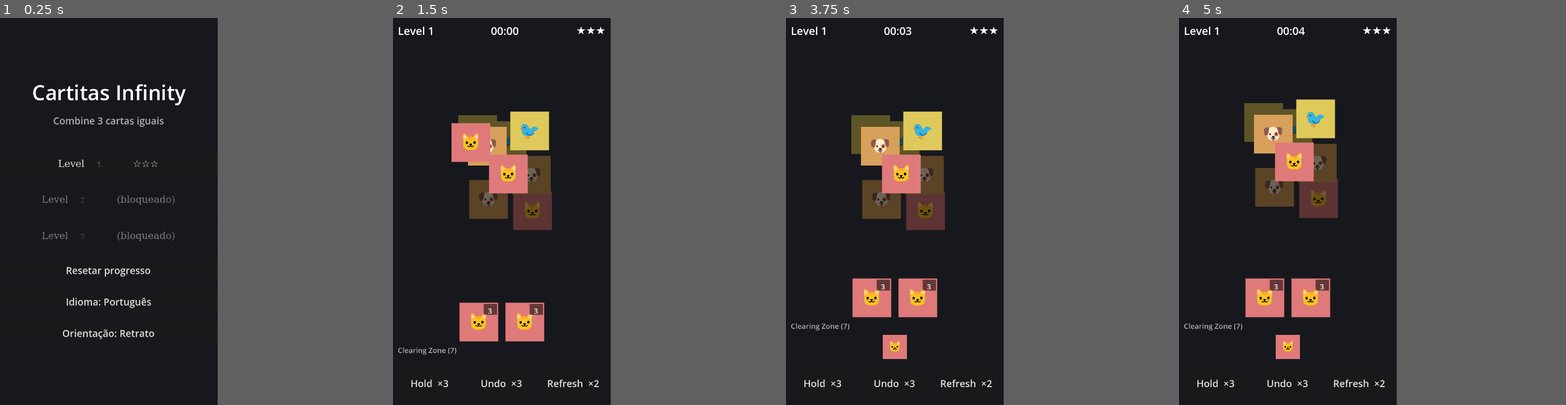
Above: before the commit, frames 1-4 (left to right).
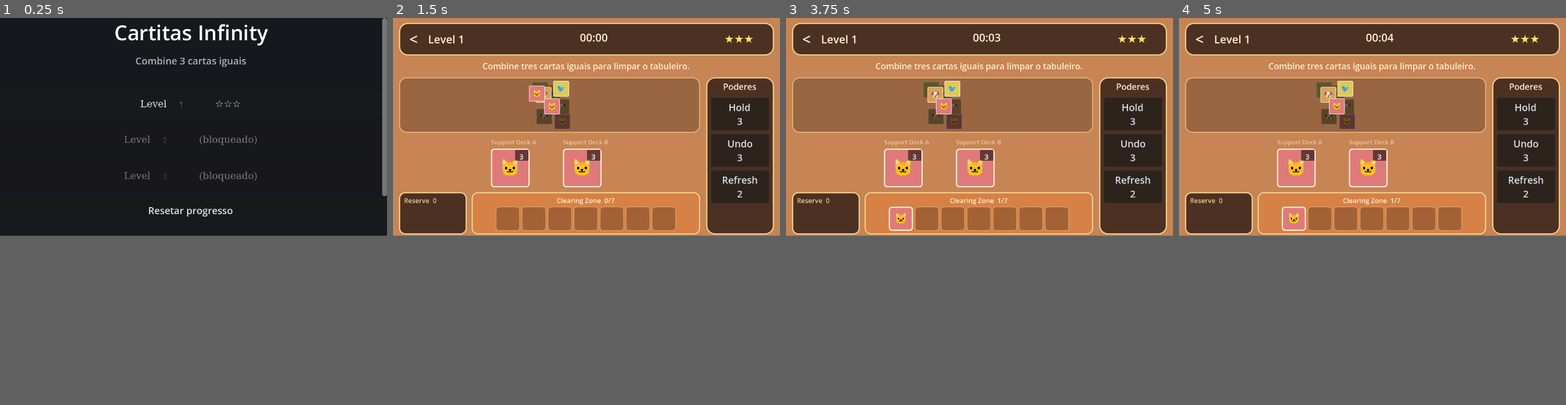
Above: after the commit, the same moments.

Repository: rikardop05/game-cartitas
Game: Godot game, scene res://scenes/main.tscn
Same seed, same stepped clock (60 frames per second), same inputs: the game is played once before the commit and once after it.
Inputs (mouse positions are in pixels of both pictures, inside the frame that each line leads up to):
- Up to frame 1 (0.25 s): no input
- Up to frame 2 (1.5 s): click "Level 1 ☆☆☆" at 0.5 s; click (489, 192) at 1.27 s
- Up to frame 3 (3.75 s): click (882, 199) at 2.02 s; click (925, 211) at 2.77 s; click (871, 153) at 3.52 s
- Up to frame 4 (5 s): click (1318, 176) at 4.27 s
In our replay, the window is 450x800 before the commit and 800x450 after it. These sizes can differ from the game's own. Grey fills any space a smaller window leaves; there, only what the larger window draws over its background counts as a difference.

The runs differ from the first frame. In frame 1, 3.9% of the frame differs, in the area x 8-100%, y 0-83%; in frame 2, 49%; in frame 3, 49%; in frame 4, 49%, in the area x 0-99%, y 0-96%.

Commit message:
Polish landscape level screen

Diff:
--- a/project.godot
+++ b/project.godot
@@ -20,10 +20,10 @@
 
 [display]
 
-window/size/viewport_width=360
-window/size/viewport_height=640
-window/size/window_width_override=720
-window/size/window_height_override=1280
+window/size/viewport_width=640
+window/size/viewport_height=360
+window/size/window_width_override=1280
+window/size/window_height_override=720
 window/stretch/mode="canvas_items"
 
 [rendering]
--- a/scripts/core/timer_manager.gd
+++ b/scripts/core/timer_manager.gd
@@ -6,6 +6,7 @@
 var _last_tick: int = 0
 
 func start() -> void:
+	_elapsed_msec = 0
 	_running = true
 	_last_tick = Time.get_ticks_msec()
 
--- a/scripts/game.gd
+++ b/scripts/game.gd
@@ -1,7 +1,7 @@
 extends Node
 
 var progress: ProgressManager
-var settings: Dictionary = {"locale": "pt"}
+var settings: Dictionary = {"locale": "pt", "orientation": "landscape"}
 var current_level_id: String = ""
 
 func _ready() -> void:
@@ -10,7 +10,9 @@
 	if not data.is_empty():
 		if data.has("progress"):
 			progress.from_dict(data["progress"])
-		settings = data.get("settings", {"locale": "pt"})
+		var saved_settings: Dictionary = data.get("settings", {})
+		settings = {"locale": "pt", "orientation": "landscape"}
+		settings.merge(saved_settings, true)
 		Localizer.current = str(settings.get("locale", "pt"))
 	apply_orientation()
 
--- a/scripts/ui/level_screen.gd
+++ b/scripts/ui/level_screen.gd
@@ -2,6 +2,11 @@
 
 const BOARD_CARD := Vector2(64, 64)
 const TRAY_CARD := Vector2(40, 40)
+const WARM_BACKGROUND := Color("#c78454")
+const PANEL_BACKGROUND := Color(0.16, 0.10, 0.08, 0.78)
+const PANEL_BORDER := Color("#f3d28d")
+const TEXT_PRIMARY := Color("#fff1d2")
+const TEXT_MUTED := Color("#f0c98e")
 
 var controller: GameController
 var board_container: Control
@@ -14,6 +19,9 @@
 var timer_label: Label
 var stars_label: Label
 var level_label: Label
+var zone_header: Label
+var instruction_label: Label
+var _is_landscape := true
 var _ended := false
 
 func _ready() -> void:
@@ -21,6 +29,10 @@
 	var level: Dictionary = LevelLoader.load_level(level_id)
 	if level.has("error"):
 		_show_error(str(level["error"]))
+		return
+	var validation := LevelValidator.validate(level)
+	if not validation["valid"]:
+		_show_error("%s\n%s" % [Localizer.t("invalid_level"), "\n".join(validation["errors"])])
 		return
 	controller = GameController.new()
 	controller.start_level(level, Game.progress.inventory)
@@ -37,111 +49,194 @@
 	_update_live_stars()
 
 func _on_resized() -> void:
-	if controller != null:
-		render()
+	if controller != null and not _ended:
+		var landscape := _viewport_is_landscape()
+		if landscape != _is_landscape:
+			_build_ui()
+			call_deferred("render")
+		else:
+			render()
 
 func _build_ui() -> void:
+	_is_landscape = _viewport_is_landscape()
+	power_buttons.clear()
+	for child in get_children():
+		remove_child(child)
+		child.queue_free()
+
 	var bg := ColorRect.new()
-	bg.color = Color("#17181d")
+	bg.color = WARM_BACKGROUND
 	bg.set_anchors_preset(Control.PRESET_FULL_RECT)
+	bg.mouse_filter = Control.MOUSE_FILTER_IGNORE
 	add_child(bg)
 
 	var margin := MarginContainer.new()
 	margin.set_anchors_preset(Control.PRESET_FULL_RECT)
-	margin.add_theme_constant_override("margin_left", 8)
+	margin.add_theme_constant_override("margin_left", 10)
 	margin.add_theme_constant_override("margin_top", 8)
-	margin.add_theme_constant_override("margin_right", 8)
+	margin.add_theme_constant_override("margin_right", 10)
 	margin.add_theme_constant_override("margin_bottom", 8)
 	add_child(margin)
 
 	var vbox := VBoxContainer.new()
-	vbox.add_theme_constant_override("separation", 6)
+	vbox.add_theme_constant_override("separation", 8)
 	margin.add_child(vbox)
 
 	vbox.add_child(_build_hud())
-
-	var landscape := get_viewport_rect().size.x > get_viewport_rect().size.y
-	if landscape:
+	instruction_label = Label.new()
+	instruction_label.text = Localizer.t("instruction")
+	instruction_label.horizontal_alignment = HORIZONTAL_ALIGNMENT_CENTER
+	instruction_label.add_theme_color_override("font_color", TEXT_PRIMARY)
+	instruction_label.add_theme_font_size_override("font_size", 14)
+	vbox.add_child(instruction_label)
+
+	if _is_landscape:
 		var body := HBoxContainer.new()
 		body.size_flags_vertical = Control.SIZE_EXPAND_FILL
-		body.add_theme_constant_override("separation", 12)
+		body.add_theme_constant_override("separation", 10)
 		vbox.add_child(body)
-		board_container = Control.new()
-		board_container.size_flags_horizontal = Control.SIZE_EXPAND_FILL
-		body.add_child(board_container)
+		body.add_child(_build_main_column())
 		var controls := _build_controls()
-		controls.custom_minimum_size = Vector2(300, 0)
+		controls.custom_minimum_size = Vector2(112, 0)
 		body.add_child(controls)
 	else:
-		board_container = Control.new()
-		board_container.size_flags_vertical = Control.SIZE_EXPAND_FILL
-		vbox.add_child(board_container)
+		vbox.add_child(_build_main_column())
 		vbox.add_child(_build_controls())
 
-func _build_hud() -> HBoxContainer:
+func _build_hud() -> PanelContainer:
+	var panel := _make_panel(PANEL_BACKGROUND, PANEL_BORDER, 14)
+	panel.custom_minimum_size = Vector2(0, 48)
 	var hud := HBoxContainer.new()
+	hud.add_theme_constant_override("separation", 8)
+	panel.add_child(hud)
+	var back := Button.new()
+	back.text = "<"
+	back.flat = true
+	back.custom_minimum_size = Vector2(32, 32)
+	back.add_theme_font_size_override("font_size", 24)
+	back.add_theme_color_override("font_color", TEXT_PRIMARY)
+	back.pressed.connect(Game.go_to_menu)
+	hud.add_child(back)
 	level_label = Label.new()
-	level_label.text = "Level %s" % controller.level_id
+	level_label.text = "%s %s" % [Localizer.t("level"), controller.level_id]
 	level_label.add_theme_font_size_override("font_size", 18)
+	level_label.add_theme_color_override("font_color", TEXT_PRIMARY)
+	level_label.vertical_alignment = VERTICAL_ALIGNMENT_CENTER
 	hud.add_child(level_label)
 	_add_expander(hud)
 	timer_label = Label.new()
 	timer_label.text = "00:00"
 	timer_label.add_theme_font_size_override("font_size", 18)
+	timer_label.add_theme_color_override("font_color", TEXT_PRIMARY)
+	timer_label.horizontal_alignment = HORIZONTAL_ALIGNMENT_CENTER
+	timer_label.custom_minimum_size = Vector2(72, 32)
 	hud.add_child(timer_label)
 	_add_expander(hud)
 	stars_label = UiHelpers.symbol_label("☆☆☆", 18)
+	stars_label.add_theme_color_override("font_color", Color("#ffe36e"))
+	stars_label.custom_minimum_size = Vector2(74, 32)
+	stars_label.vertical_alignment = VERTICAL_ALIGNMENT_CENTER
 	hud.add_child(stars_label)
-	return hud
-
-func _build_controls() -> VBoxContainer:
+	return panel
+
+func _build_main_column() -> VBoxContainer:
 	var col := VBoxContainer.new()
-	col.add_theme_constant_override("separation", 6)
+	col.size_flags_horizontal = Control.SIZE_EXPAND_FILL
+	col.size_flags_vertical = Control.SIZE_EXPAND_FILL
+	col.add_theme_constant_override("separation", 8)
+
+	var board_panel := _make_panel(Color(0.19, 0.12, 0.09, 0.30), Color(1, 0.88, 0.60, 0.45), 12)
+	board_panel.size_flags_vertical = Control.SIZE_EXPAND_FILL
+	board_container = Control.new()
+	board_container.custom_minimum_size = Vector2(0, 80)
+	board_container.size_flags_horizontal = Control.SIZE_EXPAND_FILL
+	board_container.size_flags_vertical = Control.SIZE_EXPAND_FILL
+	board_panel.add_child(board_container)
+	col.add_child(board_panel)
 
 	var deck_row := HBoxContainer.new()
 	deck_row.alignment = BoxContainer.ALIGNMENT_CENTER
-	deck_row.add_theme_constant_override("separation", 12)
+	deck_row.add_theme_constant_override("separation", 44)
+	deck_row.custom_minimum_size = Vector2(0, 68)
 	col.add_child(deck_row)
 	deck_a_btn = _make_deck_button("a")
 	deck_b_btn = _make_deck_button("b")
-	deck_row.add_child(deck_a_btn)
-	deck_row.add_child(deck_b_btn)
-
-	var zone_header := Label.new()
-	zone_header.text = "%s (%d)" % [Localizer.t("clearing_zone"), controller.clearing_capacity]
-	zone_header.add_theme_font_size_override("font_size", 12)
-	zone_header.modulate = Color(0.7, 0.7, 0.7)
-	col.add_child(zone_header)
-
+	deck_row.add_child(_make_deck_slot("A", deck_a_btn))
+	deck_row.add_child(_make_deck_slot("B", deck_b_btn))
+
+	var bottom := HBoxContainer.new()
+	bottom.add_theme_constant_override("separation", 8)
+	col.add_child(bottom)
+	var reserve_panel := _make_panel(PANEL_BACKGROUND, PANEL_BORDER, 10)
+	reserve_panel.custom_minimum_size = Vector2(112, 64)
+	var reserve_col := VBoxContainer.new()
+	reserve_col.add_theme_constant_override("separation", 2)
+	reserve_panel.add_child(reserve_col)
+	reserve_header = Label.new()
+	reserve_header.add_theme_font_size_override("font_size", 11)
+	reserve_header.add_theme_color_override("font_color", TEXT_MUTED)
+	reserve_col.add_child(reserve_header)
+	reserve_container = HFlowContainer.new()
+	reserve_container.alignment = FlowContainer.ALIGNMENT_CENTER
+	reserve_container.custom_minimum_size = Vector2(0, 40)
+	reserve_container.add_theme_constant_override("h_separation", 3)
+	reserve_col.add_child(reserve_container)
+	bottom.add_child(reserve_panel)
+
+	var zone_panel := _make_panel(Color(0.95, 0.48, 0.16, 0.34), PANEL_BORDER, 10)
+	zone_panel.size_flags_horizontal = Control.SIZE_EXPAND_FILL
+	var zone_col := VBoxContainer.new()
+	zone_col.add_theme_constant_override("separation", 2)
+	zone_panel.add_child(zone_col)
+	zone_header = Label.new()
+	zone_header.horizontal_alignment = HORIZONTAL_ALIGNMENT_CENTER
+	zone_header.add_theme_font_size_override("font_size", 11)
+	zone_header.add_theme_color_override("font_color", TEXT_PRIMARY)
+	zone_col.add_child(zone_header)
 	zone_container = HFlowContainer.new()
 	zone_container.alignment = FlowContainer.ALIGNMENT_CENTER
+	zone_container.custom_minimum_size = Vector2(0, 40)
 	zone_container.add_theme_constant_override("h_separation", 3)
 	zone_container.add_theme_constant_override("v_separation", 3)
-	col.add_child(zone_container)
-
-	reserve_header = Label.new()
-	reserve_header.text = Localizer.t("reserve")
-	reserve_header.add_theme_font_size_override("font_size", 12)
-	reserve_header.modulate = Color(0.7, 0.7, 0.7)
-	col.add_child(reserve_header)
-
-	reserve_container = HFlowContainer.new()
-	reserve_container.alignment = FlowContainer.ALIGNMENT_CENTER
-	reserve_container.add_theme_constant_override("h_separation", 3)
-	reserve_container.add_theme_constant_override("v_separation", 3)
-	col.add_child(reserve_container)
-
-	var power_row := HBoxContainer.new()
-	power_row.custom_minimum_size = Vector2(0, 56)
-	power_row.add_theme_constant_override("separation", 12)
+	zone_col.add_child(zone_container)
+	bottom.add_child(zone_panel)
+	return col
+
+func _build_controls() -> PanelContainer:
+	var panel := _make_panel(PANEL_BACKGROUND, PANEL_BORDER, 14)
+	var col := VBoxContainer.new()
+	col.add_theme_constant_override("separation", 8)
+	panel.add_child(col)
+	var title := Label.new()
+	title.text = Localizer.t("powers")
+	title.horizontal_alignment = HORIZONTAL_ALIGNMENT_CENTER
+	title.add_theme_font_size_override("font_size", 14)
+	title.add_theme_color_override("font_color", TEXT_PRIMARY)
+	col.add_child(title)
+	var power_row: Control = VBoxContainer.new() if _is_landscape else HBoxContainer.new()
+	power_row.add_theme_constant_override("separation", 6)
 	col.add_child(power_row)
 	for p in PowerManager.POWERS:
 		var btn := Button.new()
 		btn.size_flags_horizontal = Control.SIZE_EXPAND_FILL
+		btn.custom_minimum_size = Vector2(0, 54)
+		btn.focus_mode = Control.FOCUS_NONE
 		btn.pressed.connect(_on_power.bind(p))
 		power_buttons[p] = btn
 		power_row.add_child(btn)
-	return col
+	return panel
+
+func _make_deck_slot(label_text: String, button: Button) -> VBoxContainer:
+	var slot := VBoxContainer.new()
+	slot.alignment = BoxContainer.ALIGNMENT_CENTER
+	var title := Label.new()
+	title.text = "%s %s" % [Localizer.t("support_deck"), label_text]
+	title.horizontal_alignment = HORIZONTAL_ALIGNMENT_CENTER
+	title.add_theme_font_size_override("font_size", 10)
+	title.add_theme_color_override("font_color", TEXT_MUTED)
+	slot.add_child(title)
+	slot.add_child(button)
+	return slot
 
 func _make_deck_button(deck_id: String) -> Button:
 	var btn := Button.new()
@@ -173,12 +268,17 @@
 		var node := _make_card_button(card, darken, _on_card.bind(card.id), BOARD_CARD)
 		node.position = offset + card.position * scale
 		node.scale = Vector2(scale, scale)
+		node.z_index = card.layer
 		board_container.add_child(node)
 
-	for card in controller.zone.cards:
-		zone_container.add_child(_make_card_display(card.type, TRAY_CARD))
-
-	reserve_header.visible = controller.reserve.size() > 0
+	zone_header.text = "%s  %d/%d" % [Localizer.t("clearing_zone"), controller.zone.size(), controller.clearing_capacity]
+	for i in controller.clearing_capacity:
+		if i < controller.zone.cards.size():
+			zone_container.add_child(_make_card_display(controller.zone.cards[i].type, TRAY_CARD))
+		else:
+			zone_container.add_child(_make_empty_slot(TRAY_CARD))
+
+	reserve_header.text = "%s  %d" % [Localizer.t("reserve"), controller.reserve.size()]
 	for card in controller.reserve:
 		reserve_container.add_child(_make_card_button(card, false, _on_reserve_return.bind(card.id), TRAY_CARD))
 
@@ -188,7 +288,7 @@
 	for p in PowerManager.POWERS:
 		var btn: Button = power_buttons[p]
 		var count: int = controller.powers.get_count(p)
-		btn.text = "%s  ×%d" % [_power_name(p), count]
+		btn.text = "%s\n%d" % [_power_name(p), count]
 		btn.disabled = count <= 0
 
 func _clear(c: Node) -> void:
@@ -202,6 +302,8 @@
 	var miny := INF
 	var maxy := -INF
 	for c in controller.board.cards:
+		if c.location != Card.Location.BOARD or c.is_removed():
+			continue
 		minx = minf(minx, c.position.x)
 		maxx = maxf(maxx, c.position.x + Card.SIZE.x)
 		miny = minf(miny, c.position.y)
@@ -221,31 +323,53 @@
 	return {"offset": offset, "scale": scale}
 
 func _make_card_rect(type: String, darken: bool, size: Vector2) -> Control:
-	var root := Control.new()
+	var root := Panel.new()
 	root.custom_minimum_size = size
 	root.size = size
 	root.mouse_filter = Control.MOUSE_FILTER_IGNORE
-	var rect := ColorRect.new()
-	rect.color = CardTypeRegistry.color(type)
-	rect.position = Vector2.ZERO
-	rect.size = size
-	rect.mouse_filter = Control.MOUSE_FILTER_IGNORE
-	root.add_child(rect)
+	var card_style := StyleBoxFlat.new()
+	card_style.bg_color = CardTypeRegistry.color(type)
+	card_style.border_color = Color("#fff2d5")
+	card_style.set_border_width_all(2)
+	card_style.set_corner_radius_all(5)
+	root.add_theme_stylebox_override("panel", card_style)
+	root.add_child(_make_card_art(type, size))
+	if darken:
+		root.modulate = Color(0.42, 0.42, 0.42)
+	return root
+
+func _make_card_art(type: String, size: Vector2) -> Control:
+	var path := "res://assets/cards/card_%s.png" % type
+	if ResourceLoader.exists(path):
+		var texture := load(path) as Texture2D
+		if texture == null:
+			return _make_card_placeholder(type, size)
+		var art := TextureRect.new()
+		art.texture = texture
+		art.expand_mode = TextureRect.EXPAND_IGNORE_SIZE
+		art.stretch_mode = TextureRect.STRETCH_KEEP_ASPECT_CENTERED
+		art.position = Vector2.ZERO
+		art.size = size
+		art.mouse_filter = Control.MOUSE_FILTER_IGNORE
+		return art
+	return _make_card_placeholder(type, size)
+
+func _make_card_placeholder(type: String, size: Vector2) -> Label:
 	var label := UiHelpers.symbol_label(CardTypeRegistry.symbol(type), int(size.y * 0.55))
 	label.position = Vector2.ZERO
 	label.size = size
 	label.horizontal_alignment = HORIZONTAL_ALIGNMENT_CENTER
 	label.vertical_alignment = VERTICAL_ALIGNMENT_CENTER
 	label.mouse_filter = Control.MOUSE_FILTER_IGNORE
-	root.add_child(label)
-	if darken:
-		root.modulate = Color(0.42, 0.42, 0.42)
-	return root
+	return label
 
 func _make_card_button(card: Card, darken: bool, on_click: Callable, size: Vector2) -> Button:
 	var btn := Button.new()
 	btn.flat = true
 	btn.custom_minimum_size = size
+	btn.size = size
+	btn.disabled = darken
+	btn.focus_mode = Control.FOCUS_NONE
 	btn.add_child(_make_card_rect(card.type, darken, size))
 	btn.pressed.connect(on_click)
 	return btn
@@ -253,16 +377,25 @@
 func _make_card_display(type: String, size: Vector2) -> Control:
 	return _make_card_rect(type, false, size)
 
+func _make_empty_slot(size: Vector2) -> Control:
+	var slot := Panel.new()
+	slot.custom_minimum_size = size
+	slot.size = size
+	slot.mouse_filter = Control.MOUSE_FILTER_IGNORE
+	var style := StyleBoxFlat.new()
+	style.bg_color = Color(0.12, 0.08, 0.06, 0.28)
+	style.border_color = Color(1, 0.87, 0.62, 0.46)
+	style.set_border_width_all(1)
+	style.set_corner_radius_all(5)
+	slot.add_theme_stylebox_override("panel", style)
+	return slot
+
 func _update_deck_button(btn: Button, deck: DeckManager) -> void:
 	_clear(btn)
+	btn.size = BOARD_CARD
 	if deck.is_empty():
 		btn.disabled = true
-		var rect := ColorRect.new()
-		rect.color = Color(0.22, 0.22, 0.28)
-		rect.position = Vector2.ZERO
-		rect.size = BOARD_CARD
-		rect.mouse_filter = Control.MOUSE_FILTER_IGNORE
-		btn.add_child(rect)
+		btn.add_child(_make_empty_slot(BOARD_CARD))
 		return
 	btn.disabled = false
 	btn.add_child(_make_card_rect(deck.current_type(), false, BOARD_CARD))
@@ -282,6 +415,24 @@
 	cnt.mouse_filter = Control.MOUSE_FILTER_IGNORE
 	btn.add_child(cnt)
 
+func _make_panel(background: Color, border: Color, radius: int) -> PanelContainer:
+	var panel := PanelContainer.new()
+	var style := StyleBoxFlat.new()
+	style.bg_color = background
+	style.border_color = border
+	style.set_border_width_all(2)
+	style.set_corner_radius_all(radius)
+	style.content_margin_left = 8
+	style.content_margin_top = 6
+	style.content_margin_right = 8
+	style.content_margin_bottom = 6
+	panel.add_theme_stylebox_override("panel", style)
+	return panel
+
+func _viewport_is_landscape() -> bool:
+	var size := get_viewport_rect().size
+	return size.x >= size.y
+
 func _power_name(p: String) -> String:
 	match p:
 		"hold":
--- a/scripts/ui/localizer.gd
+++ b/scripts/ui/localizer.gd
@@ -9,8 +9,12 @@
 	"reset": {"en": "Reset progress", "pt": "Resetar progresso"},
 	"locked": {"en": "locked", "pt": "bloqueado"},
 	"level": {"en": "Level", "pt": "Level"},
+	"instruction": {"en": "Match three identical cards to clear them.", "pt": "Combine tres cartas iguais para limpar o tabuleiro."},
 	"clearing_zone": {"en": "Clearing Zone", "pt": "Clearing Zone"},
 	"reserve": {"en": "Reserve", "pt": "Reserve"},
+	"support_deck": {"en": "Support Deck", "pt": "Support Deck"},
+	"powers": {"en": "Powers", "pt": "Poderes"},
+	"invalid_level": {"en": "Invalid level", "pt": "Level invalido"},
 	"level_complete": {"en": "Level complete!", "pt": "Level completo!"},
 	"no_moves": {"en": "No moves!", "pt": "Sem movimentos!"},
 	"time": {"en": "Time", "pt": "Tempo"},
--- a/tests/test_game_controller.gd
+++ b/tests/test_game_controller.gd
@@ -146,6 +146,13 @@
 	g.resume()
 	Assert.equals(g.status, GameController.Status.PLAYING, "resumed")
 
+func test_start_level_resets_timer() -> void:
+	var g := GameController.new()
+	g.start_level(_level())
+	g.timer.set_elapsed_seconds(42)
+	g.start_level(_level("second"))
+	Assert.equals(g.timer.elapsed_seconds(), 0.0, "new level starts at zero")
+
 func test_power_consumption_persists_to_inventory() -> void:
 	var inventory := {"hold": 2, "undo": 1, "refresh": 1}
 	var g := GameController.new()
Not shown, changed: docs/ART-GUIDE-EN.md
Not shown, changed: docs/ART-GUIDE-PT.md
